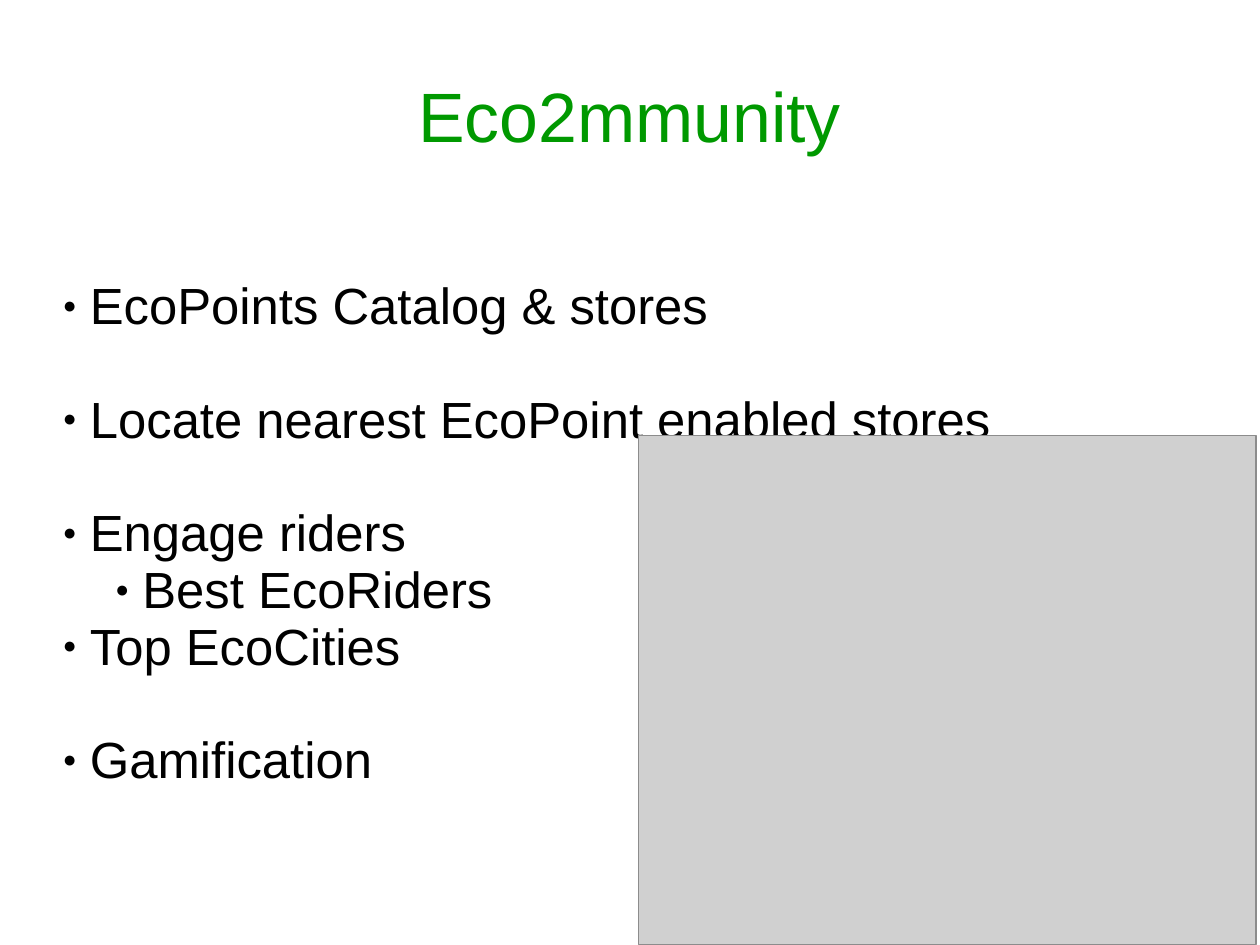
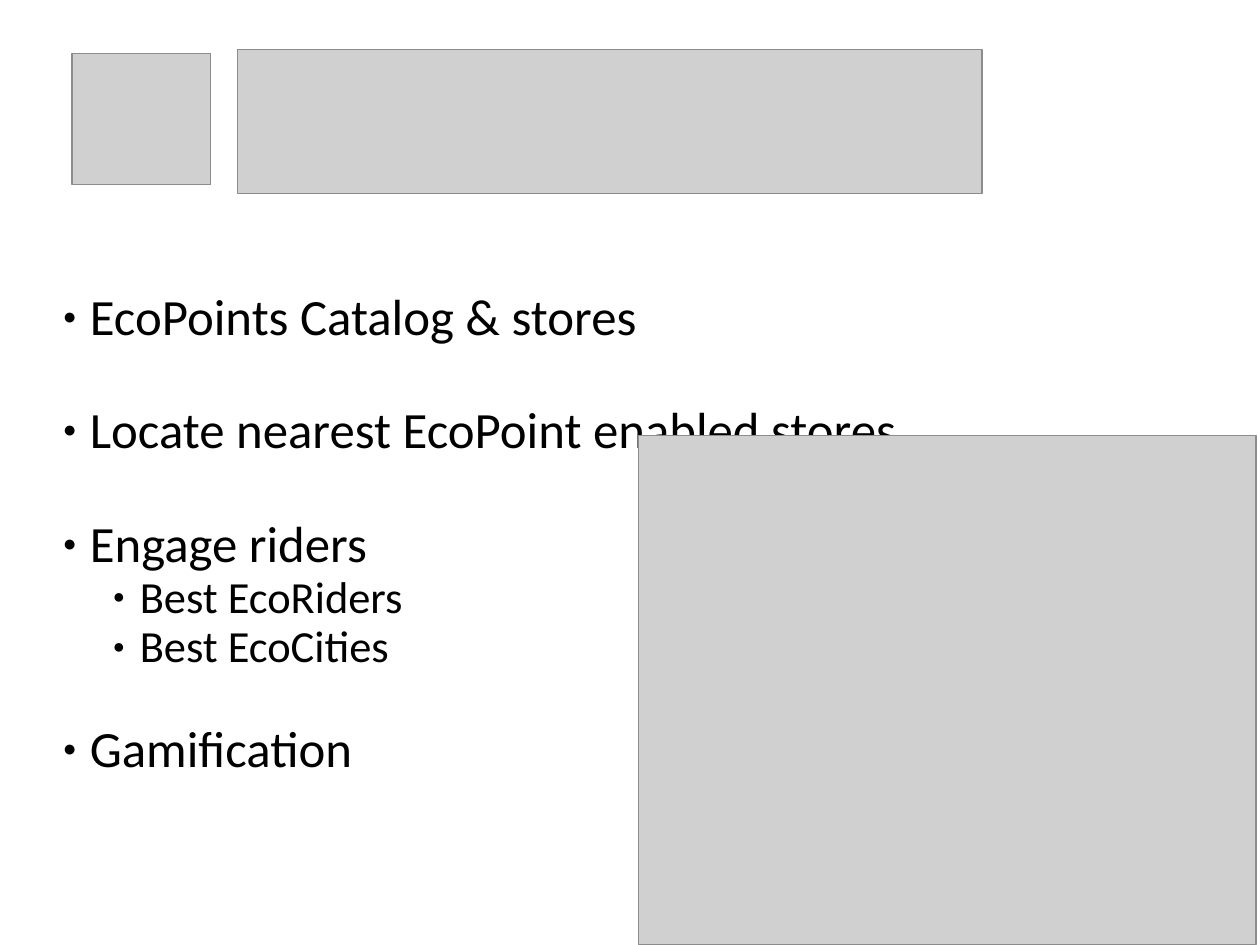
Before and after one commit to rrafols/EcoHack, a slide deck: slide 5 of HackTheRide.ppt. Drawn at 1260x945 pixels with LibreOffice and Linux fonts; fonts in the diff are those of the drawing; grey boxes stand for pictures. Boxes give left, top, right and bottom in pixels: in the first picture for what was removed or moved away, otherwise in the second. Text is boxed around its words. In the diff, an @@ line names an element or a change of style, - is before the commit and + after.

```diff
--- a/HackTheRide.ppt
+++ b/HackTheRide.ppt
@@ picture added at bbox=[72, 54, 212, 185] @@
@@ picture added at bbox=[238, 49, 982, 193] @@
@@ title removed at bbox=[418, 91, 841, 155] @@
-Eco2mmunity
@@ subtitle at bbox=[90, 299, 896, 768]: font Arial to Calibri in "EcoPoints Catalog & stores", "Locate nearest EcoPoint enabled stores", "Engage riders", "Best EcoRiders" and 1 more places; size 32 to 28 pt in "Best EcoRiders"; list level 1 to 2 in "Best EcoRiders" @@
@@ subtitle at bbox=[140, 631, 389, 663]: text changed; size 32 to 28 pt; font Arial to Calibri @@
-● Top EcoCities
+  ● Best EcoCities
```
Also in this commit, not shown: 3 other slides changed, 2 slides added, 1 slide removed, 1 other file.
